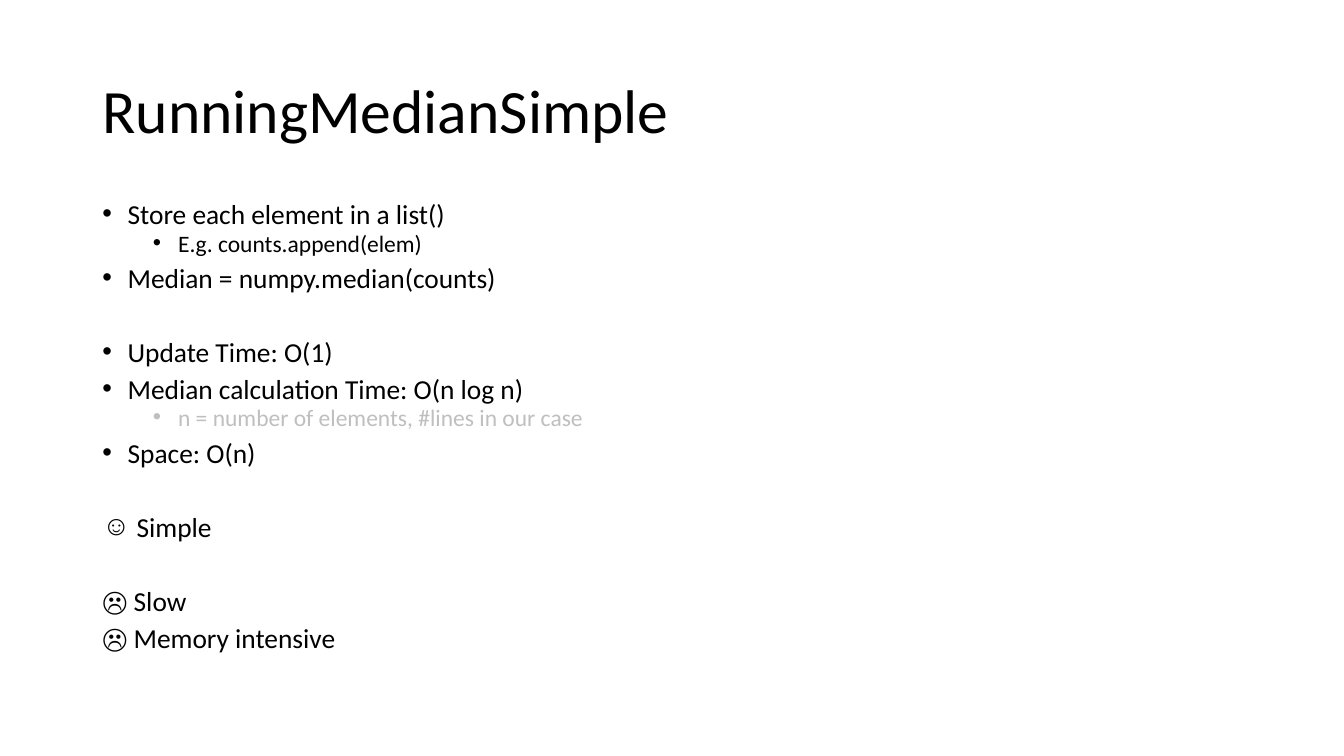
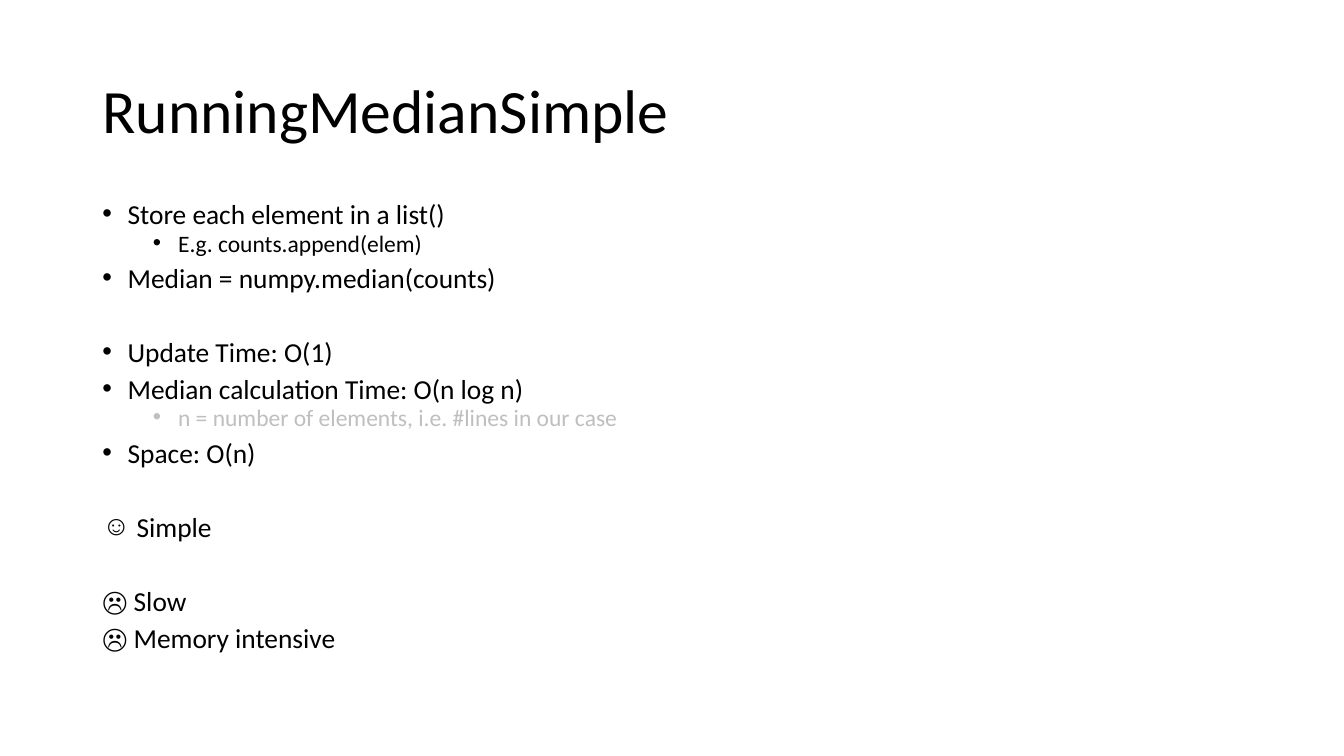
Before and after one commit to lazyradish/Insight-Coding-Challenge, a slide deck: slide 6 of doc/CodingChallenge.pptx. Drawn at 1344x756 pixels with LibreOffice and Linux fonts; fonts in the diff are those of the drawing. Boxes give left, top, right and bottom in pixels: in the first picture for what was removed or moved away, otherwise in the second. Text is boxed around its words. In the diff, an @@ line names an element or a change of style, - is before the commit and + after.

```diff
--- a/doc/CodingChallenge.pptx
+++ b/doc/CodingChallenge.pptx
@@ text at <box>178,410,617,429</box>: text changed @@
-  • n = number of elements, #lines in our case
+  • n = number of elements, i.e. #lines in our case
```
Also in this commit, not shown: 8 other slides changed, 1 other file.
